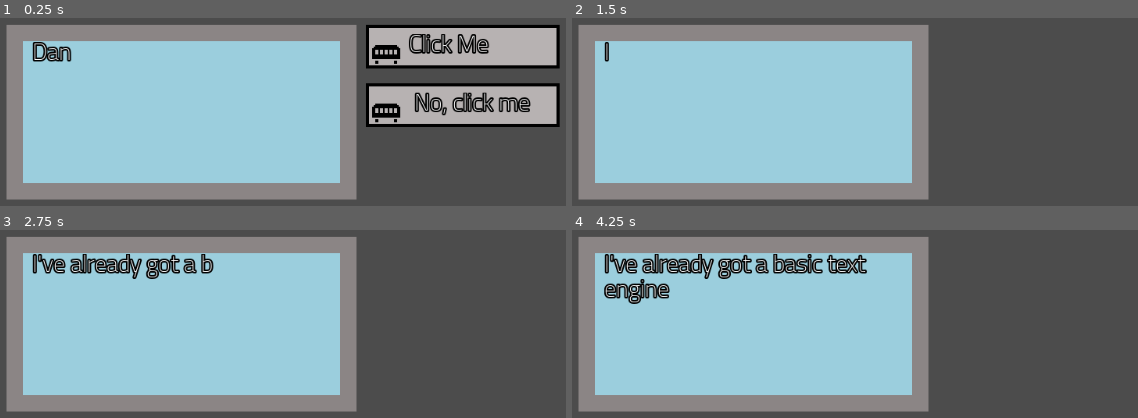
Above: before the commit, frames 1-4 (two rows, left to right).
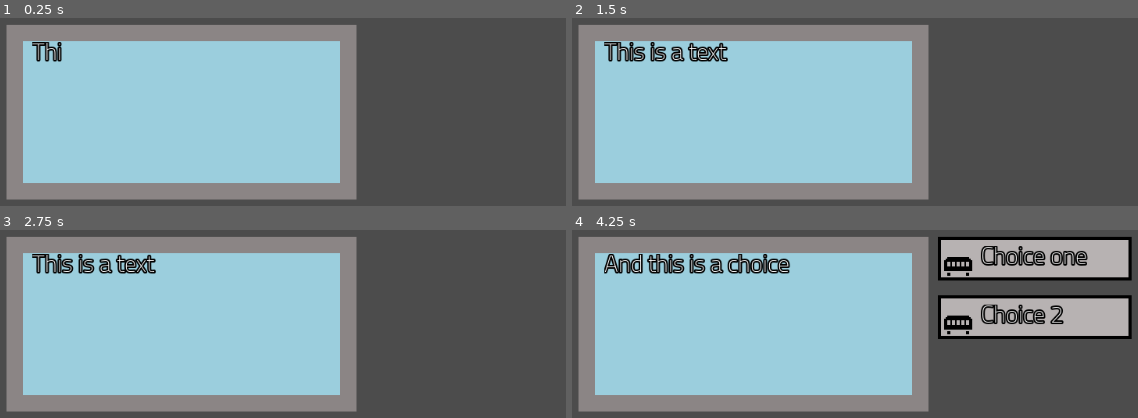
Above: after the commit, the same moments.

Repository: CtrlAltLeo/Horadeus
Game: Godot game, scene res://TextEngine/diobox.tscn
Two runs of this game, one before a commit and one after it. Both use one fixed random seed, a clock stepped at 60 frames per second and the inputs below. The project has no main scene, so this scene is started directly.
Inputs (mouse positions are in pixels of both pictures, inside the frame that each line leads up to):
- Up to frame 1 (0.25 s): no input
- Up to frame 2 (1.5 s): move the mouse to (753, 112) at 0.52 s; hold D 0.53-1.28 s; click (753, 112) at 0.6 s; tap Enter at 1.25 s; move the mouse to (1036, 46) at 1.27 s; hold S from 1.28 s (still down); click (1036, 46) at 1.35 s
- Up to frame 3 (2.75 s): move the mouse to (outside the picture) at 2.02 s; release S at 2.03 s; hold D from 2.03 s (still down); click (outside the picture) at 2.1 s
- Up to frame 4 (4.25 s): move the mouse to (928, 284) at 2.77 s; release D at 2.78 s; hold W 2.78-3.53 s; click (928, 284) at 2.85 s; move the mouse to (outside the picture) at 3.52 s; hold A from 3.53 s (still down); click (outside the picture) at 3.6 s

The runs differ from the first frame. In frame 1, 16% of the frame differs, in the area x 5-99%, y 3-58%; in frame 2, 1.5%; in frame 3, 2.4%; in frame 4, 20%.

Commit message:
beginning of 3D player sprites :)

Diff:
--- a/NPCs/TestingGrounds.tscn
+++ b/NPCs/TestingGrounds.tscn
@@ -7,7 +7,7 @@
 
 [node name="NPCBase" parent="." instance=ExtResource( 1 )]
 transform = Transform( 25, 0, 0, 0, 25, 0, 0, 0, 25, 0, 0, 9.02384 )
-frame = 1
+frame = 4
 
 [node name="Spatial" parent="." instance=ExtResource( 2 )]
 transform = Transform( -0.99446, 0, -0.105119, 0, 1, 0, 0.105119, 0, -0.99446, -0.0427094, 0, -5.65114 )
--- a/Player/player.gd
+++ b/Player/player.gd
@@ -1,16 +1,13 @@
 extends Node
 
 
-# Declare member variables here. Examples:
-# var a = 2
-# var b = "text"
 
 
-# Called when the node enters the scene tree for the first time.
-func _ready():
-	pass # Replace with function body.
+func _input(event):
 
+	if event is InputEventMouseMotion:
 
-# Called every frame. 'delta' is the elapsed time since the previous frame.
-#func _process(delta):
-#	pass
+		$cameraRoot.rotation_degrees.y -= event.relative.x
+
+		if $cameraRoot.rotation_degrees.x - event.relative.y > -75:
+			$cameraRoot.rotation_degrees.x -= event.relative.y
--- /dev/null
+++ b/Player/player.tscn
@@ -0,0 +1,62 @@
+[gd_scene load_steps=11 format=2]
+
+[ext_resource path="res://NPCs/WalkCycle.png" type="Texture" id=1]
+[ext_resource path="res://Player/player.gd" type="Script" id=2]
+
+[sub_resource type="BoxShape" id=1]
+
+[sub_resource type="AtlasTexture" id=2]
+flags = 3
+atlas = ExtResource( 1 )
+region = Rect2( 0, 128, 32, 32 )
+
+[sub_resource type="AtlasTexture" id=3]
+flags = 3
+atlas = ExtResource( 1 )
+region = Rect2( 32, 128, 32, 32 )
+
+[sub_resource type="AtlasTexture" id=4]
+flags = 3
+atlas = ExtResource( 1 )
+region = Rect2( 64, 128, 32, 32 )
+
+[sub_resource type="AtlasTexture" id=5]
+flags = 3
+atlas = ExtResource( 1 )
+region = Rect2( 96, 128, 32, 32 )
+
+[sub_resource type="AtlasTexture" id=6]
+flags = 3
+atlas = ExtResource( 1 )
+region = Rect2( 128, 128, 32, 32 )
+
+[sub_resource type="AtlasTexture" id=7]
+flags = 3
+atlas = ExtResource( 1 )
+region = Rect2( 160, 128, 32, 32 )
+
+[sub_resource type="SpriteFrames" id=8]
+animations = [ {
+"frames": [ SubResource( 2 ), SubResource( 3 ), SubResource( 4 ), SubResource( 5 ), SubResource( 6 ), SubResource( 7 ) ],
+"loop": true,
+"name": "default",
+"speed": 5.0
+} ]
+
+[node name="player" type="KinematicBody"]
+script = ExtResource( 2 )
+
+[node name="CollisionShape" type="CollisionShape" parent="."]
+shape = SubResource( 1 )
+
+[node name="cameraRoot" type="Spatial" parent="."]
+transform = Transform( 1, 0, 0, 0, 0.258819, 0.965926, 0, -0.965926, 0.258819, 0, 0, 0 )
+
+[node name="Camera" type="Camera" parent="cameraRoot"]
+transform = Transform( 1, 0, 0, 0, 1, -2.98023e-08, 0, 2.98023e-08, 1, 0, 1.54147, 6.11487 )
+
+[node name="sprite" type="AnimatedSprite3D" parent="."]
+transform = Transform( 10, 0, 0, 0, 10, 0, 0, 0, 10, 0.3, 0, 0 )
+frames = SubResource( 8 )
+frame = 3
+playing = true
--- a/TextEngine/diobox.gd
+++ b/TextEngine/diobox.gd
@@ -5,7 +5,7 @@
 
 
 #array containing all the text. Set up when a new Diobox is made
-var text = ["Dang, daniel.","I've already got a basic text engine","adding choices is next!"]
+var text = ["This is a text","And this is a choice!","You pressed choice one. Bye!","You pressed Choice 2. Bye!"]
 onready var textBox = $textBox
 onready var textBoxText = $text
 
@@ -20,7 +20,7 @@
 onready var canSeeTimer = $canSeeTimer
 
 #All lines of text that will terminate the box
-var ends = []
+var ends = [2,3]
 
 #If active is a choice
 var isAChoice = false
@@ -29,7 +29,7 @@
 
 #The actual Choice Text
 #Choice Format When It Triggers:How Many there are:ChoiceText1-X:Corrisponding Choice Destination
-var choices = ["0:2:Click Me: No, click me:1:2"]
+var choices = ["1:2:Choice one:Choice 2:2:3"]
 
 func _ready():
 
